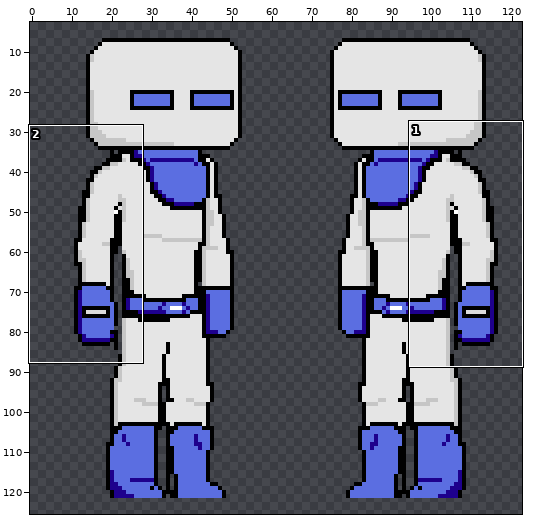
Pixel-art file, stored at assets/sprites/characters/idle_minus_guy.aseprite. The picture above shows the old version from afar; the outline marks the close-up.
Close-up. Before the edit:
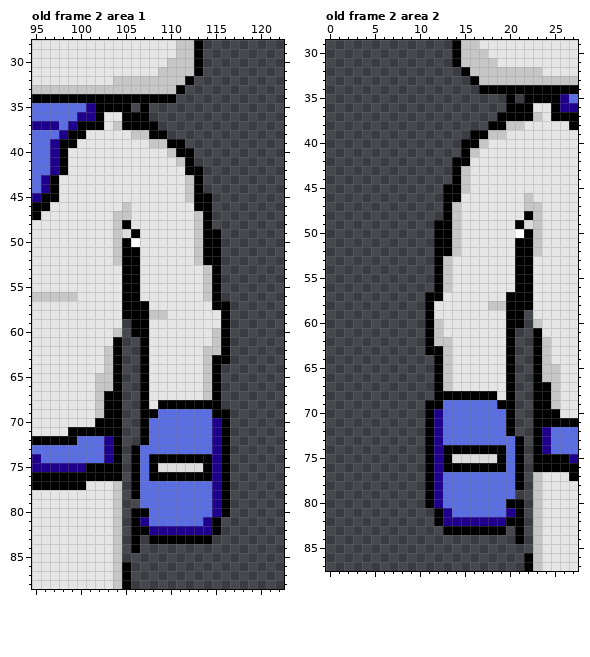
128x128 pixels, 2 frames. Shown: old frame 2 area 1: x 95..122, y 28..88; old frame 2 area 2: x 0..27, y 29..87. The wide view leaves out empty margins. The commit also changed other frames or places, which this record leaves out.
Once edited:
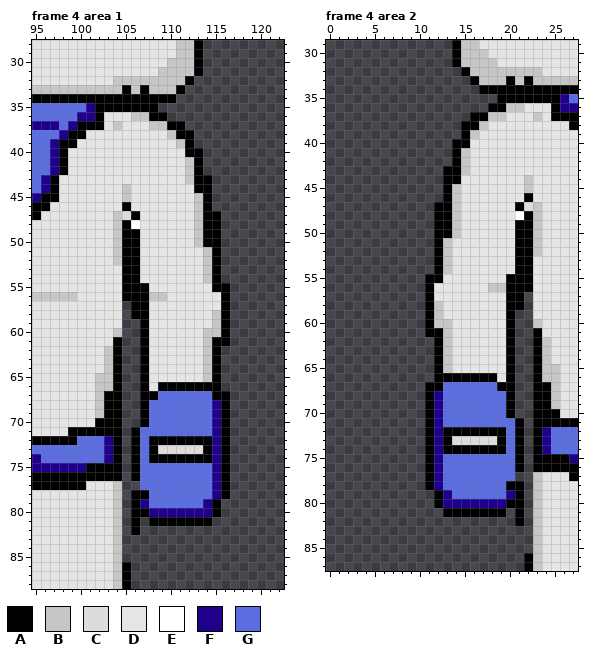
Palette (. is transparent): A #000000  B #c6c6c6  C #dcdcdc  D #e5e5e5  E #ffffff  F #1e008d  G #5b6ee1
A new or re-ordered frame is compared with the old frame closest to it.
Commit: tamo acabando
Difference:
frames 2 -> 4
Changed rows in their new state; - is an unchanged pixel.
Frame 4 area 1 is new; against old frame 2:
first column x 105:
33 A-A---------
35 -A-A--------
36 DBBAA-------
37 DDDBBAA-----
38 -DDDDBAA----
39 ---DDDBA----
40 -----DD-A---
41 ------DBA---
42 -------B----
43 ---------A--
44 B------D-A--
45 B------DB---
46 A-------B---
47 CA--------A-
48 -E--------A-
49 A-----------
50 -A----------
51 --------DB--
52 --------DB--
55 --A------D-A
56 --ABB----DDA
57 .---------D-
58 .--DD-----B-
59 -.--------B-
60 -.-------B--
61 ---------BA-
62 ----------A.
63 -----------.
66 ----AAAAAA--
67 ---AGGGGGG-A
68 ---GGGGGGGFA
69 ---G------F-
71 -AG---------
72 -AGAAAAAAA--
73 ---ACCCCCA--
75 ---GGGGGGG--
76 ---GGGGGGG--
77 -.----------
78 --A---------
79 -AF------FA.
80 ---FFFFFFFA.
81 --.AAAAAAA.-
82 --.........-
83 -.-.......--
84 -.----------
Frame 4 area 2 is new; against old frame 2:
first column x 11:
33 ---------A-A
35 --------A-A-
36 -------AABBD
37 -----AABBDDD
38 ----AABDDDD-
39 ----ABDDD---
40 ---A-DD-----
41 ---ABD------
42 ----B-------
43 --A---------
44 --A-D------B
45 ---BD------B
46 ---B-------A
47 -A--------AC
48 -A--------E-
49 -----------A
50 ----------A-
51 --BD--------
52 --BD--------
55 A-D------A--
56 ADD----BBA--
57 -D---------.
58 -B-----DD--.
59 -B--------.-
60 --B-------.-
61 -AB---------
62 .A----------
63 .-----------
66 --AAAAAA----
67 A-GGGGGGA---
68 AFGGGGGGG---
69 -F------G---
71 ---------GA-
72 --AAAAAAAGA-
73 --ACCCCCA---
75 --GGGGGGG---
76 --GGGGGGG---
77 ----------.-
78 ---------A--
79 .AF------FA-
80 .AFFFFFFF---
81 -.AAAAAAA.--
82 -.........--
83 --.......-.-
84 ----------.-
